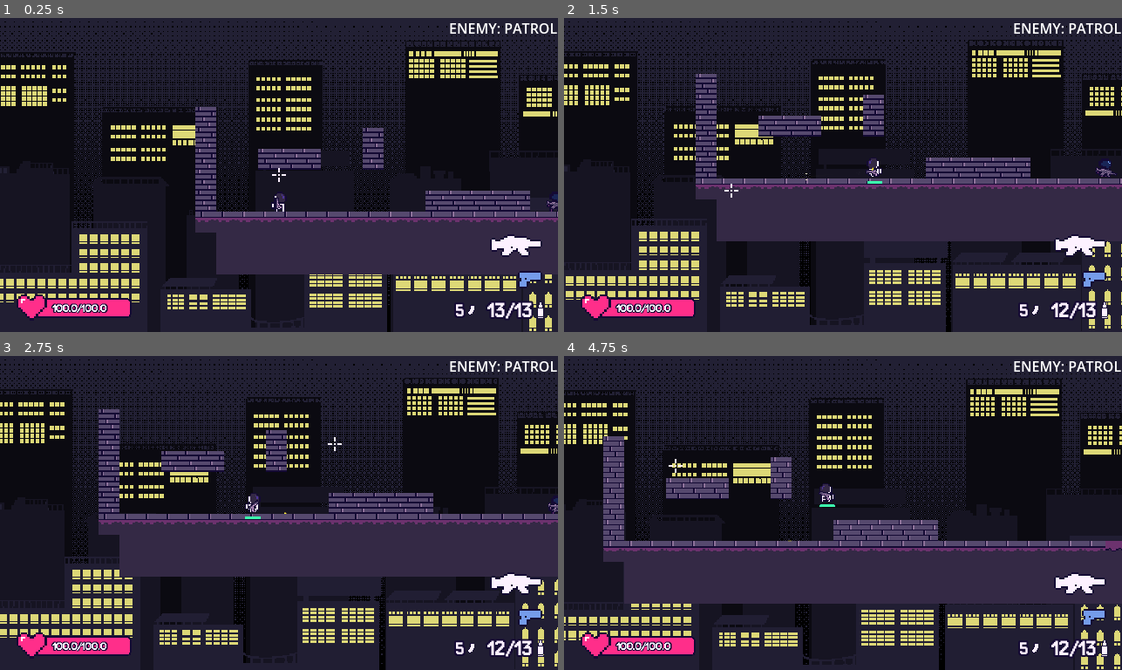
Above: before the commit, frames 1-4 (two rows, left to right).
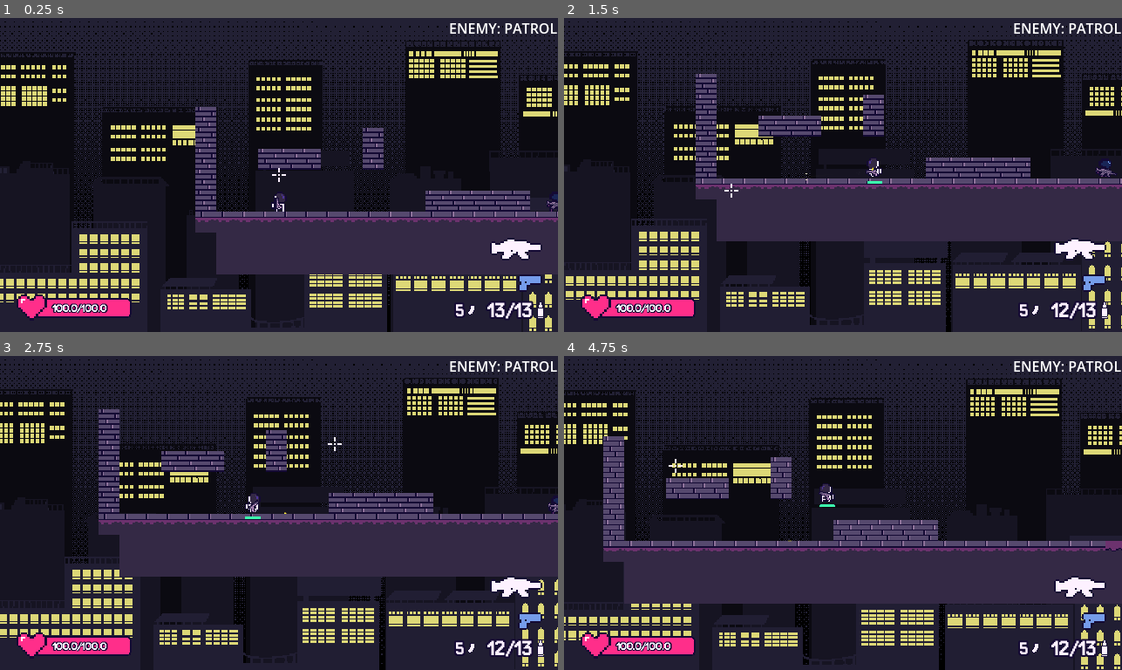
Above: after the commit, the same moments.

Repository: kyteidev/rogueshot
Game: Godot game, scene res://scenes/game_debug.tscn
The game is run twice, just before and just after one commit, with the same random seed, the same clock (stepped at 60 frames per second) and the same inputs.
Inputs (mouse positions are in pixels of both pictures, inside the frame that each line leads up to):
- Up to frame 1 (0.25 s): no input
- Up to frame 2 (1.5 s): move the mouse to (965, 159) at 0.52 s; hold Z (player_facing_lock) 0.53-1.28 s; hold D (player_right) from 0.53 s (still down); tap W (player_jump) at 0.77 s; move the mouse to (731, 190) at 1.27 s; click (731, 190) at 1.35 s
- Up to frame 3 (2.75 s): tap W (player_jump) at 1.52 s; move the mouse to (334, 443) at 2.02 s; release D (player_right) at 2.03 s; hold A (player_left) from 2.03 s (still down); hold Shift (player_sprint) from 2.03 s (still down)
- Up to frame 4 (4.75 s): move the mouse to (815, 575) at 2.77 s; release A (player_left) at 2.78 s; release Shift (player_sprint) at 2.78 s; hold D (player_right) 2.78-4.28 s; tap 1 (weapon_1) at 2.85 s; tap W (player_jump) at 3.02, 3.77, 4.52 s; move the mouse to (1010, 560) at 3.52 s; tap 2 (weapon_2) at 3.6 s; move the mouse to (675, 465) at 4.27 s; hold A (player_left) from 4.28 s (still down); tap Q (weapon_cycle) at 4.35 s

The runs differ from the first frame. In frame 1, 0.5% of the frame differs, in the area x 87-98%, y 68-87%; in frame 2, 0.4%; in frame 3, 0.4%; in frame 4, 0.5%.

Commit message:
hide parts of hud when mouse hovered over

Diff:
--- a/scenes/hud.tscn
+++ b/scenes/hud.tscn
@@ -84,32 +84,55 @@
 texture = ExtResource("4_apjy4")
 stretch_mode = 2
 
-[node name="HealthBarOutline" type="TextureRect" parent="." unique_id=2042992540]
+[node name="HealthBarContainer" type="CanvasGroup" parent="." unique_id=1480480813]
+
+[node name="HealthBarOutline" type="TextureRect" parent="HealthBarContainer" unique_id=2042992540]
 anchors_preset = 2
 anchor_top = 1.0
 anchor_bottom = 1.0
 offset_left = 32.0
-offset_top = -39.0
+offset_top = 321.0
 offset_right = 270.0
-offset_bottom = 7.0
+offset_bottom = 367.0
 grow_vertical = 0
 scale = Vector2(0.5, 0.5)
 texture = ExtResource("3_uo2fv")
 stretch_mode = 2
 
-[node name="HealthBar" type="TextureProgressBar" parent="HealthBarOutline" unique_id=378917694]
-z_index = 1
-layout_mode = 1
+[node name="HealthBarTimer" type="Timer" parent="HealthBarContainer/HealthBarOutline" unique_id=1919540087]
+one_shot = true
+
+[node name="HealthLossBar" type="TextureProgressBar" parent="HealthBarContainer" unique_id=210656281]
 anchors_preset = 15
 anchor_right = 1.0
 anchor_bottom = 1.0
-grow_horizontal = 2
-grow_vertical = 2
+offset_left = 32.0
+offset_top = 321.0
+offset_right = 270.0
+offset_bottom = 367.0
+grow_horizontal = 2
+grow_vertical = 2
+scale = Vector2(0.5, 0.5)
+value = 100.0
+texture_progress = ExtResource("5_uo2fv")
+tint_progress = Color(0.99215686, 0.94509804, 1, 1)
+
+[node name="HealthBar" type="TextureProgressBar" parent="HealthBarContainer" unique_id=378917694]
+anchors_preset = 15
+anchor_right = 1.0
+anchor_bottom = 1.0
+offset_left = 32.0
+offset_top = 321.0
+offset_right = 270.0
+offset_bottom = 367.0
+grow_horizontal = 2
+grow_vertical = 2
+scale = Vector2(0.5, 0.5)
 value = 50.0
 texture_progress = ExtResource("5_uo2fv")
 tint_progress = Color(1, 0.18039216, 0.5411765, 1)
 
-[node name="HealthBarText" type="Label" parent="HealthBarOutline/HealthBar" unique_id=413259845]
+[node name="HealthBarText" type="Label" parent="HealthBarContainer/HealthBar" unique_id=413259845]
 layout_mode = 1
 anchors_preset = 8
 anchor_left = 0.5
@@ -127,89 +150,67 @@
 horizontal_alignment = 1
 vertical_alignment = 1
 
-[node name="HealthLossBar" type="TextureProgressBar" parent="HealthBarOutline" unique_id=210656281]
-layout_mode = 1
+[node name="Hearticon" type="TextureRect" parent="HealthBarContainer" unique_id=702504159]
 anchors_preset = 15
 anchor_right = 1.0
 anchor_bottom = 1.0
-grow_horizontal = 2
-grow_vertical = 2
-value = 100.0
-texture_progress = ExtResource("5_uo2fv")
-tint_progress = Color(0.99215686, 0.94509804, 1, 1)
-
-[node name="Hearticon" type="TextureRect" parent="HealthBarOutline" unique_id=702504159]
-z_index = 2
-layout_mode = 1
-anchors_preset = -1
-anchor_left = -0.13445379
-anchor_top = -0.39130434
-anchor_right = 0.20168068
-anchor_bottom = 1.3478261
+offset_left = 16.0
+offset_top = 312.0
+offset_right = 56.0
+offset_bottom = 352.0
+grow_horizontal = 2
+grow_vertical = 2
 texture = ExtResource("6_mphia")
 stretch_mode = 4
-metadata/_edit_use_anchors_ = true
-
-[node name="HealthBarTimer" type="Timer" parent="HealthBarOutline" unique_id=1919540087]
-one_shot = true
-
-[node name="EquippedWeapons" type="Control" parent="." unique_id=1270435659]
-layout_mode = 3
-anchors_preset = 0
-offset_right = 40.0
-offset_bottom = 40.0
-
-[node name="EquippedContainer" type="VBoxContainer" parent="EquippedWeapons" unique_id=1303273148]
-layout_mode = 1
-anchors_preset = 6
+
+[node name="Bounds" type="ColorRect" parent="HealthBarContainer" unique_id=911756119]
+offset_left = 16.0
+offset_top = 312.0
+offset_right = 152.0
+offset_bottom = 352.0
+color = Color(1, 1, 1, 0)
+
+[node name="EquippedWeaponsContainer" type="MarginContainer" parent="." unique_id=73224369]
+anchors_preset = 3
 anchor_left = 1.0
-anchor_top = 0.5
-anchor_right = 1.0
-anchor_bottom = 0.5
-offset_left = 504.0
-offset_top = 220.0
-offset_right = 544.0
-offset_bottom = 260.0
+anchor_top = 1.0
+anchor_right = 1.0
+anchor_bottom = 1.0
+offset_left = -80.0
+offset_top = -112.0
+offset_right = -48.0
+offset_bottom = -76.0
 grow_horizontal = 0
-grow_vertical = 2
+grow_vertical = 0
 scale = Vector2(2, 2)
+
+[node name="EquippedContainer" type="VBoxContainer" parent="EquippedWeaponsContainer" unique_id=1303273148]
+layout_mode = 2
 alignment = 1
 
-[node name="Primary" type="TextureRect" parent="EquippedWeapons/EquippedContainer" unique_id=696587501]
+[node name="Primary" type="TextureRect" parent="EquippedWeaponsContainer/EquippedContainer" unique_id=696587501]
 layout_mode = 2
 size_flags_horizontal = 8
 size_flags_vertical = 4
 texture = ExtResource("6_5pdws")
 
-[node name="Secondary" type="TextureRect" parent="EquippedWeapons/EquippedContainer" unique_id=1388876543]
+[node name="Secondary" type="TextureRect" parent="EquippedWeaponsContainer/EquippedContainer" unique_id=1388876543]
 layout_mode = 2
 size_flags_horizontal = 8
 size_flags_vertical = 4
 texture = ExtResource("7_hd3ao")
 
-[node name="EquippedOutlineContainer" type="VBoxContainer" parent="EquippedWeapons" unique_id=734681775]
-layout_mode = 1
-anchors_preset = 6
-anchor_left = 1.0
-anchor_top = 0.5
-anchor_right = 1.0
-anchor_bottom = 0.5
-offset_left = 504.0
-offset_top = 220.0
-offset_right = 544.0
-offset_bottom = 260.0
-grow_horizontal = 0
-grow_vertical = 2
-scale = Vector2(2, 2)
+[node name="EquippedOutlineContainer" type="VBoxContainer" parent="EquippedWeaponsContainer" unique_id=734681775]
+layout_mode = 2
 alignment = 1
 
-[node name="Primary" type="TextureRect" parent="EquippedWeapons/EquippedOutlineContainer" unique_id=1786874490]
+[node name="Primary" type="TextureRect" parent="EquippedWeaponsContainer/EquippedOutlineContainer" unique_id=1786874490]
 layout_mode = 2
 size_flags_horizontal = 8
 size_flags_vertical = 4
 texture = ExtResource("8_0i1j5")
 
-[node name="Secondary" type="TextureRect" parent="EquippedWeapons/EquippedOutlineContainer" unique_id=1452943397]
+[node name="Secondary" type="TextureRect" parent="EquippedWeaponsContainer/EquippedOutlineContainer" unique_id=1452943397]
 layout_mode = 2
 size_flags_horizontal = 8
 size_flags_vertical = 4
--- a/scripts/hud.gd
+++ b/scripts/hud.gd
@@ -5,6 +5,8 @@
 
 const EQUIPPED_WEAPON_COLOR = Color("759cea")
 const BASE_WEAPON_COLOR = Color("fdf1ff")
+
+const FADE_DURATION = 0.1
 
 @export var player: CharacterBody2D
 @export var enemy: CharacterBody2D
@@ -15,16 +17,20 @@
 
 var health_tween: Tween
 
+@onready var ammo_mag_container := $AmmoMagContainer
 @onready var ammo_label := $AmmoMagContainer/AmmoContainer/AmmoLabel
 @onready var mag_label := $AmmoMagContainer/MagContainer/MagLabel
 
-@onready var health_bar := $HealthBarOutline/HealthBar
-@onready var health_loss_bar := $HealthBarOutline/HealthLossBar
-@onready var health_bar_text := $HealthBarOutline/HealthBar/HealthBarText
-@onready var health_timer := $HealthBarOutline/HealthBarTimer
+@onready var health_bar_container := $HealthBarContainer
+@onready var health_bar_bounds := $HealthBarContainer/Bounds
+@onready var health_bar := $HealthBarContainer/HealthBar
+@onready var health_loss_bar := $HealthBarContainer/HealthLossBar
+@onready var health_bar_text := $HealthBarContainer/HealthBar/HealthBarText
+@onready var health_timer := $HealthBarContainer/HealthBarOutline/HealthBarTimer
 
-@onready var primary_weapon := $EquippedWeapons/EquippedContainer/Primary
-@onready var secondary_weapon := $EquippedWeapons/EquippedContainer/Secondary
+@onready var equipped_weapons_container := $EquippedWeaponsContainer
+@onready var primary_weapon := $EquippedWeaponsContainer/EquippedContainer/Primary
+@onready var secondary_weapon := $EquippedWeaponsContainer/EquippedContainer/Secondary
 
 @onready var weapon := player.get_node("./Weapon")
 
@@ -34,6 +40,16 @@
 
 func _ready() -> void:
 	visible = true
+
+	# connect signals for cursor enter and exit
+	ammo_mag_container.mouse_entered.connect(func() -> void: _fade_out(ammo_mag_container))
+	ammo_mag_container.mouse_exited.connect(func() -> void: _fade_in(ammo_mag_container))
+
+	health_bar_bounds.mouse_entered.connect(func() -> void: _fade_out(health_bar_container, true))
+	health_bar_bounds.mouse_exited.connect(func() -> void: _fade_in(health_bar_container, true))
+
+	equipped_weapons_container.mouse_entered.connect(func() -> void: _fade_out(equipped_weapons_container))
+	equipped_weapons_container.mouse_exited.connect(func() -> void: _fade_in(equipped_weapons_container))
 
 
 func _process(delta: float) -> void:
@@ -72,3 +88,13 @@
 	# DEBUG SECTION
 	if enemy:
 		debug_enemy_state_label.text = "ENEMY: %s" % enemy.State.keys()[enemy.state]
+
+
+func _fade_in(node: Variant, self_modulate := false) -> void:
+	var tween := create_tween()
+	tween.tween_property(node, "self_modulate" if self_modulate else "modulate", Color("ffffff"), FADE_DURATION)
+
+
+func _fade_out(node: Variant, self_modulate := false) -> void:
+	var tween := create_tween()
+	tween.tween_property(node, "self_modulate" if self_modulate else "modulate", Color("ffffff00"), FADE_DURATION)
